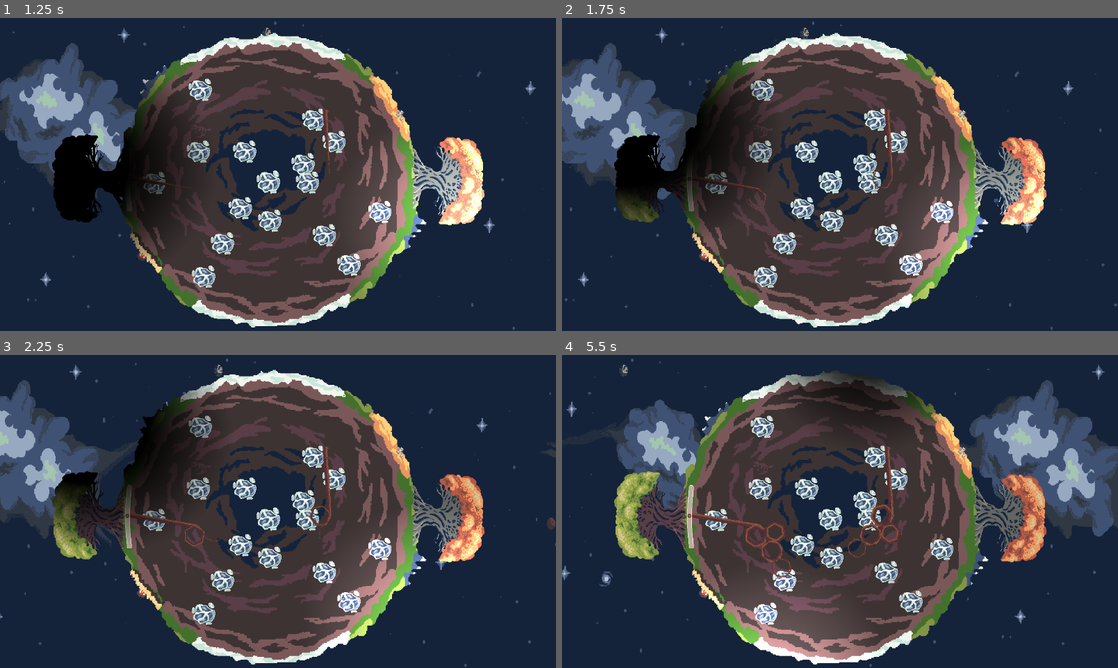
Above: before the commit, frames 1-4 (two rows, left to right).
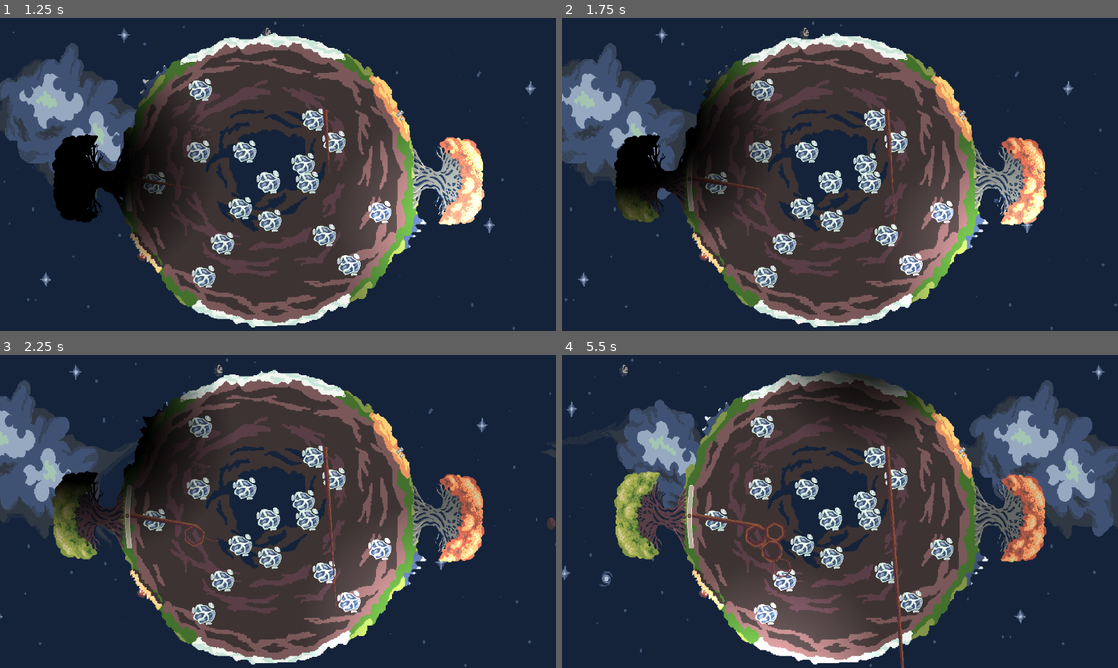
Above: after the commit, the same moments.

Repository: Rotta-Games/ragerootin
Game: Godot game, scene res://main.tscn
Two runs of this game, one before a commit and one after it. Both use one fixed random seed, a clock stepped at 60 frames per second and the inputs below.
Inputs:
- Up to frame 1 (1.25 s): click "New Game" at 0.5 s
- Up to frame 2 (1.75 s): hold Right (player1_move_right) from 1.28 s (still down)
- Up to frame 3 (2.25 s): release Right (player1_move_right) at 2.03 s; hold Left (player1_move_left) from 2.03 s (still down)
- Up to frame 4 (5.5 s): release Left (player1_move_left) at 2.78 s; hold Right (player1_move_right) 2.78-4.28 s; hold Left (player1_move_left) from 4.28 s (still down)

Frame 1 is identical in both runs. In frame 2, less than 0.1% of the frame differs, in the area x 55-60%, y 33-65%; in frame 3, 0.1%; in frame 4, 0.6%, in the area x 51-62%, y 47-100%.

Commit message:
hupsista fix player inputs

Diff:
--- a/player2.gd
+++ b/player2.gd
@@ -6,9 +6,9 @@
 	pass # Replace with function body.
 
 func _physics_process(delta):
-	if Input.is_action_pressed("player1_move_left"):
+	if Input.is_action_pressed("player2_move_left"):
 		root.angle += -root.turn_speed
-	if Input.is_action_pressed("player1_move_right"):
+	if Input.is_action_pressed("player2_move_right"):
 		root.angle += root.turn_speed
 
 # Called every frame. 'delta' is the elapsed time since the previous frame.
